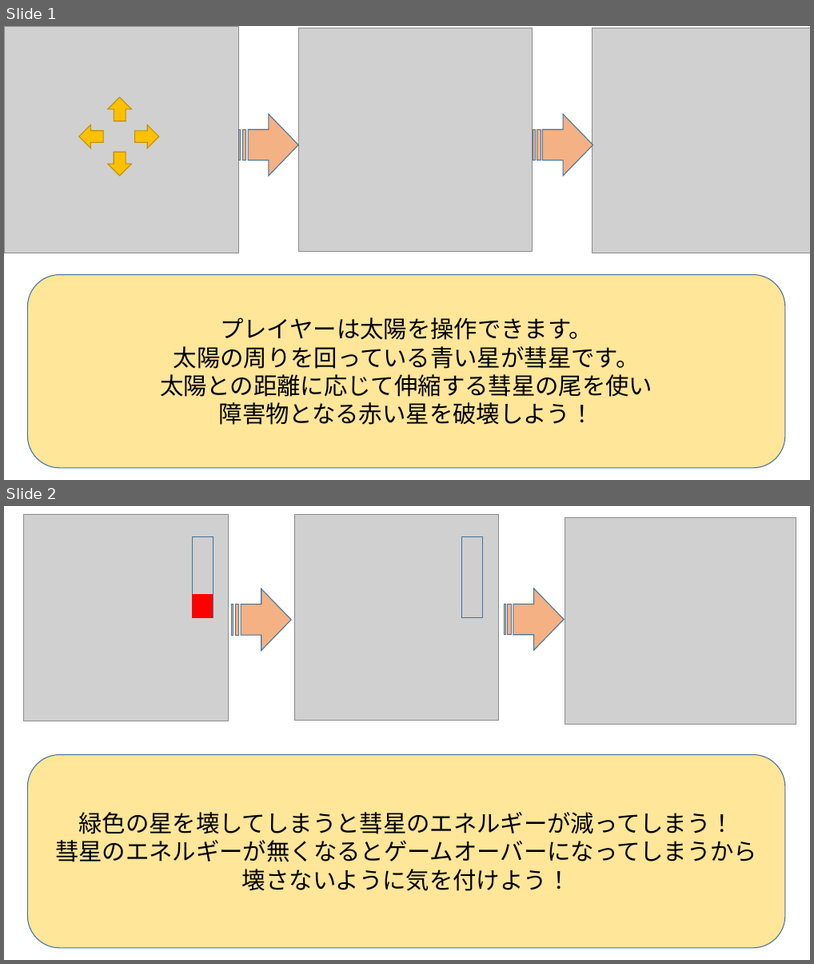
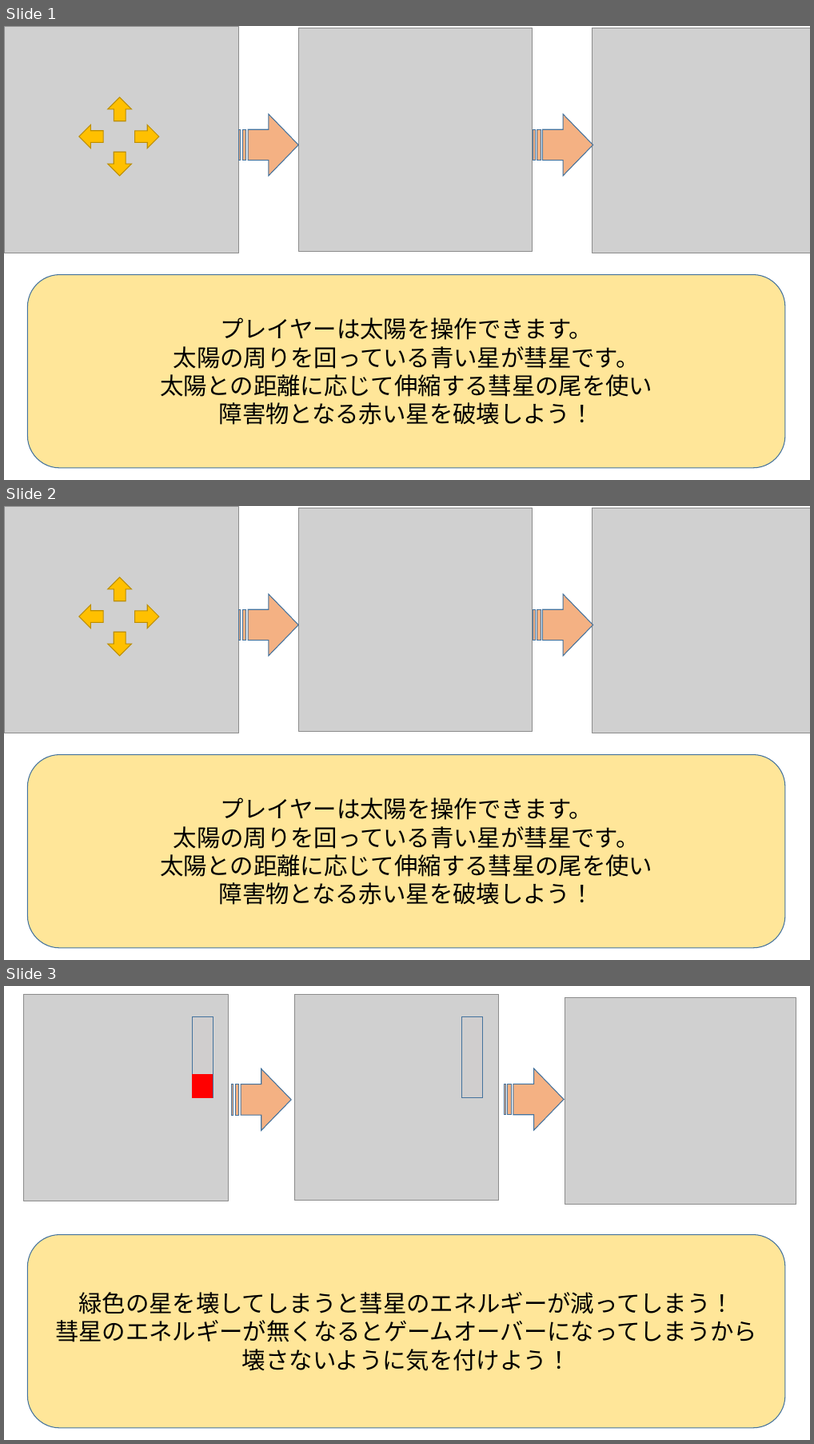
Before and after one commit to mizu9972/Heliosphere, a slide deck: 使うやつ/tutorial/チュートリアル.pptx. Shown one above the other, each under a label of ours: slides 1 and 2 before the commit, slides 1, 2 and 3 after it. The pictures are 814x964 and 814x1444 pixels, drawn with LibreOffice and Linux fonts; fonts in the diff are those of the drawing; grey boxes stand for pictures; background and template pictures are left out. Boxes give left, top, right and bottom in pixels: in the first picture for what was removed or moved away, otherwise in the second. Text is boxed around its words. In the diff, an @@ line names an element or a change of style, - is before the commit and + after.

```diff
--- a/使うやつ/tutorial/チュートリアル.pptx
+++ b/使うやつ/tutorial/チュートリアル.pptx
@@ slide 2 added at box(4, 506, 810, 960), background picture (left out) @@
@@ picture added at box(298, 508, 533, 731) @@
@@ picture added at box(593, 508, 810, 733) @@
@@ striped right arrow added at box(238, 594, 298, 656), fill #F4B183, outline #43739E 1 pt @@
@@ striped right arrow added at box(534, 594, 594, 656), fill #F4B183, outline #43739E 1 pt @@
@@ group added at box(4, 506, 238, 733): 4 down arrows, 1 picture @@
@@ rounded rectangle added at box(27, 755, 786, 948), fill #FFE699, outline #43739E 1 pt, 28 pt, text #000000 @@
+プレイヤーは太陽を操作できます。
+太陽の周りを回っている青い星が彗星です。
+太陽との距離に応じて伸縮する彗星の尾を使い
+障害物となる赤い星を破壊しよう！
@@ what was slide 2 is now slide 3 @@
```
Also in this commit, not shown: 2 other files.
